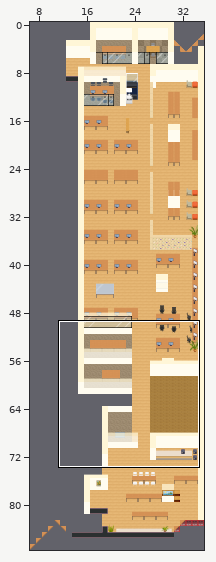
Tiled map (JSON) -- maps/map.json. Above, an overview of the earlier version with the close-up marked.
Close-up. Before:
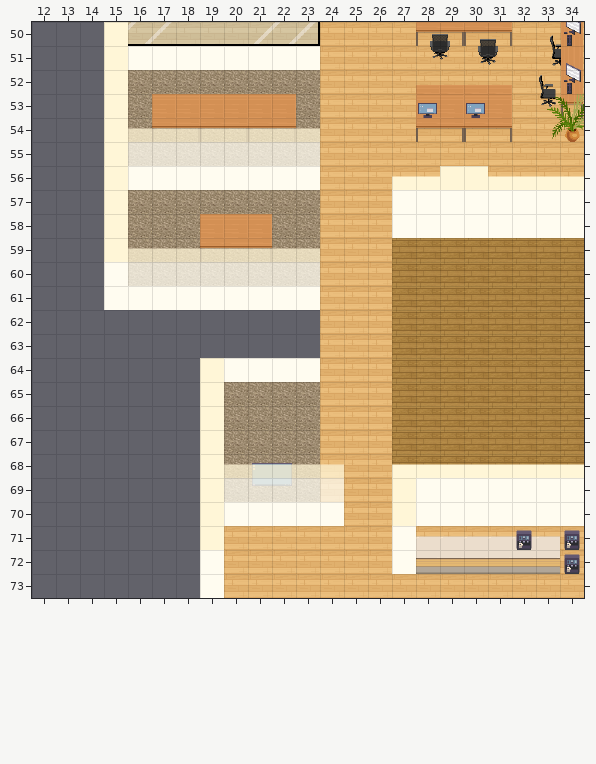
Cells are 32x32 px. Shown: x 12..34, y 50..73. The commit also changed other parts of the map, which this record leaves out.
And afterwards:
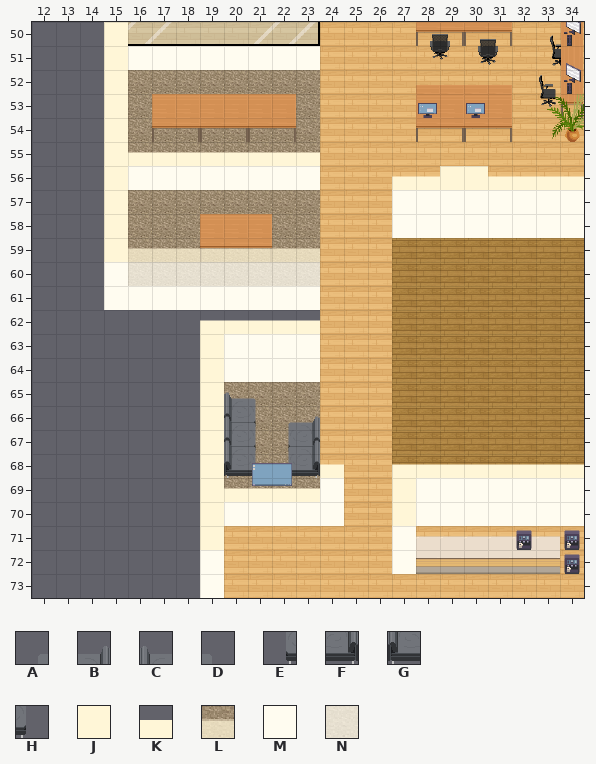
Key: from "Office Tiledset_1": A 253, B 254, C 255, D 256, E 278, F 279, G 280, H 281, J 355, K 356, L 366, M 380, N 390.
_ is an empty cell.
See-through tiles are keyed as they look on the map.
Edits made:
Layer "Wallpaper":
The edit adds tile K in row 55 at x 16 to 23; in row 69 at x 20 to 23.
Layer "furniture":
The edit adds tile E in rows 67 to 68 at x 22.
The edit adds tile F in rows 67 to 68 at x 23.
The edit adds tile G in rows 66 to 68 at x 20.
The edit adds tile H in rows 66 to 68 at x 21.
Layer "aboveFurniture":
The edit adds tile A in rows 66 to 67 at x 22.
The edit adds tile B in rows 66 to 67 at x 23.
The edit adds tile C in rows 65 to 67 at x 20.
The edit adds tile D in rows 65 to 67 at x 21.
Layer "abovePlayer1":
The edit adds tile J in row 63 at x 19.
The edit adds tile K in row 62 at x 19 to 23.
The edit adds tile M in row 63 at x 20 to 23.
Layer "Wallpaper #2":
Tile L gives way to tile K in row 68 at x 24.
Tile N gives way to tile M in row 69 at x 24.
The edit erases tile L in row 54 at x 16 to 23; in row 68 at x 20 to 23.
The edit erases tile N in row 55 at x 16 to 23; in row 69 at x 20 to 23.
Changed places in both close-ups, as pixel boxes (x1, y1, x2, y2):
changed: (128, 128, 320, 166)
added: (200, 320, 320, 358)
changed: (224, 392, 344, 502)
